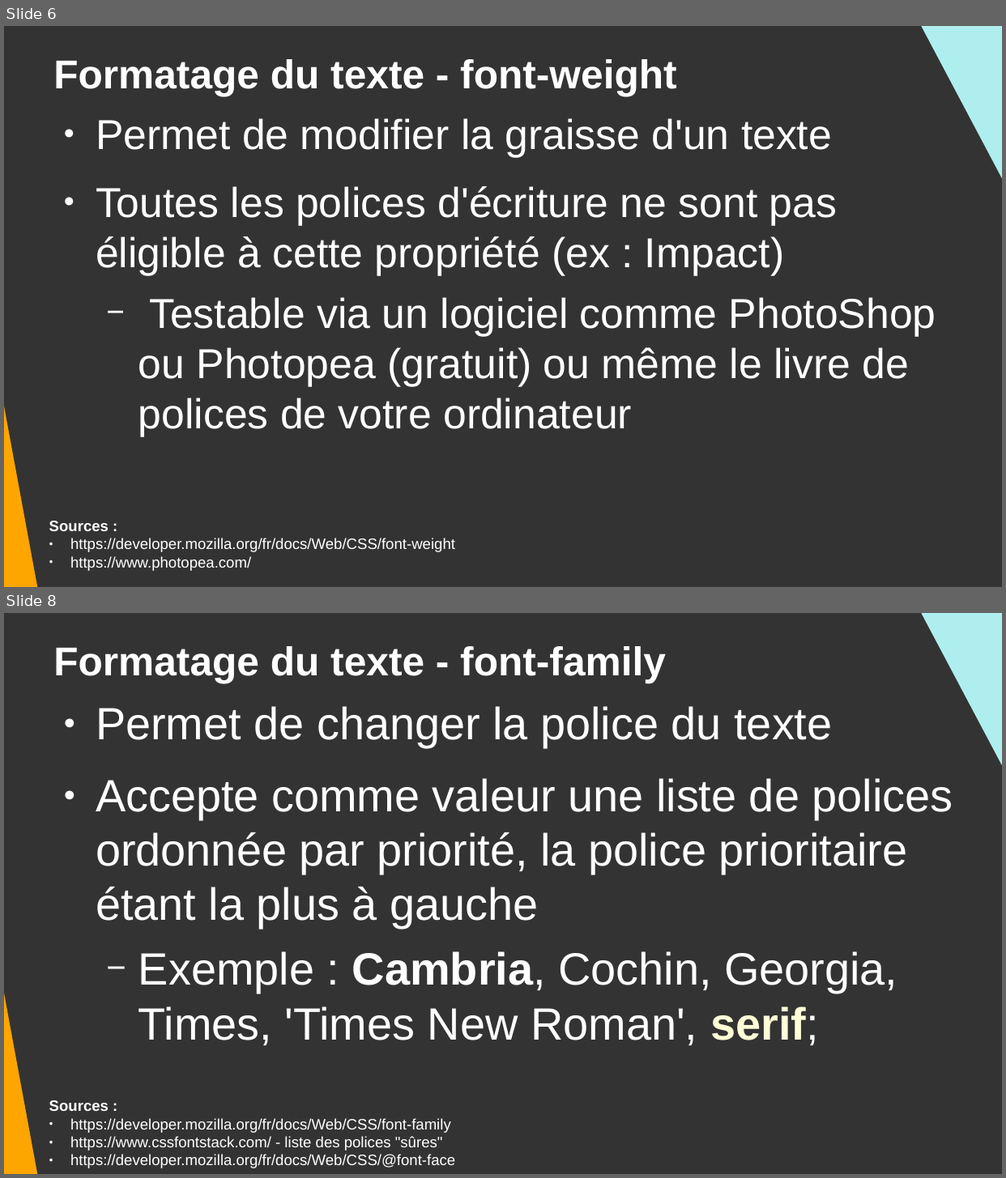
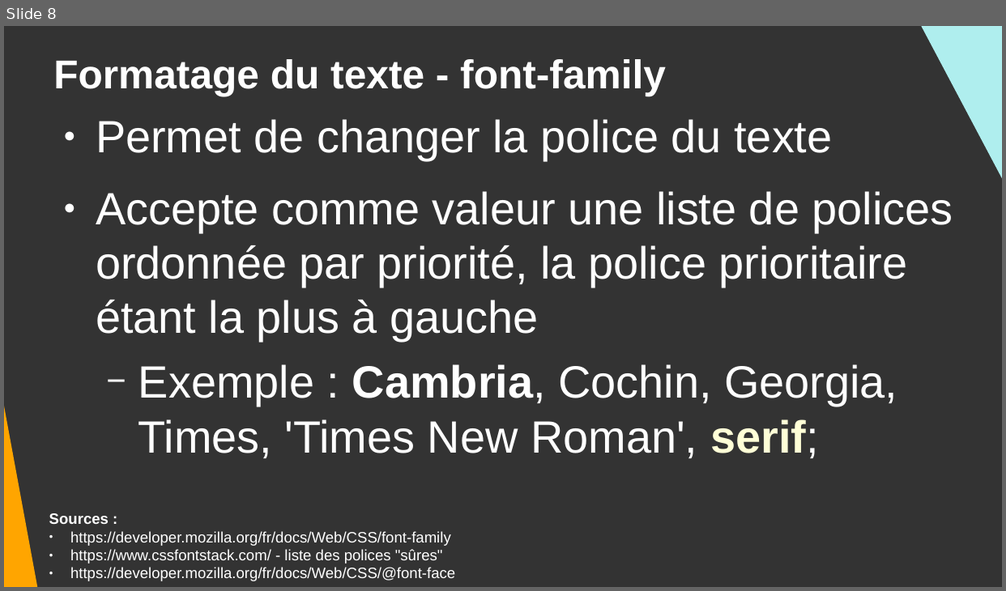
Before and after one commit to DanYellow/cours, a slide deck: integration-web-s1/travaux-pratiques/numero-4/presentation.odp. Shown one above the other, each under a label of ours: slides 6 and 8 before the commit, slide 8 after it; the slides between them are not shown. The pictures are 1006x1178 and 1006x591 pixels, drawn with LibreOffice and Linux fonts; fonts in the diff are those of the drawing. Boxes give left, top, right and bottom in pixels: in the first picture for what was removed or moved away, otherwise in the second. Text is boxed around its words. In the diff, an @@ line names an element or a change of style, - is before the commit and + after.

```diff
--- a/integration-web-s1/travaux-pratiques/numero-4/presentation.odp
+++ b/integration-web-s1/travaux-pratiques/numero-4/presentation.odp
@@ slide 6 removed at [4,26,1002,587], background #333333 @@
@@ right triangle removed at [910,26,1002,294] @@
@@ title removed at [53,59,676,96] @@
-Formatage du texte - font-weight
@@ right triangle removed at [4,112,40,587] @@
@@ text removed at [96,118,936,437] @@
-● Permet de modifier la graisse d'un texte
-● Toutes les polices d'écriture ne sont pas éligible à cette propriété (ex : Impact)
-  − Testable via un logiciel comme PhotoShop ou Photopea (gratuit) ou même le livre de polices de votre ordinateur
@@ text removed at [49,521,455,571] @@
-Sources :
-● https://developer.mozilla.org/fr/docs/Web/CSS/font-weight
-● https://www.photopea.com/
```
Also in this commit, not shown: 4 slides changed, 1 slide added, 7 other files.
